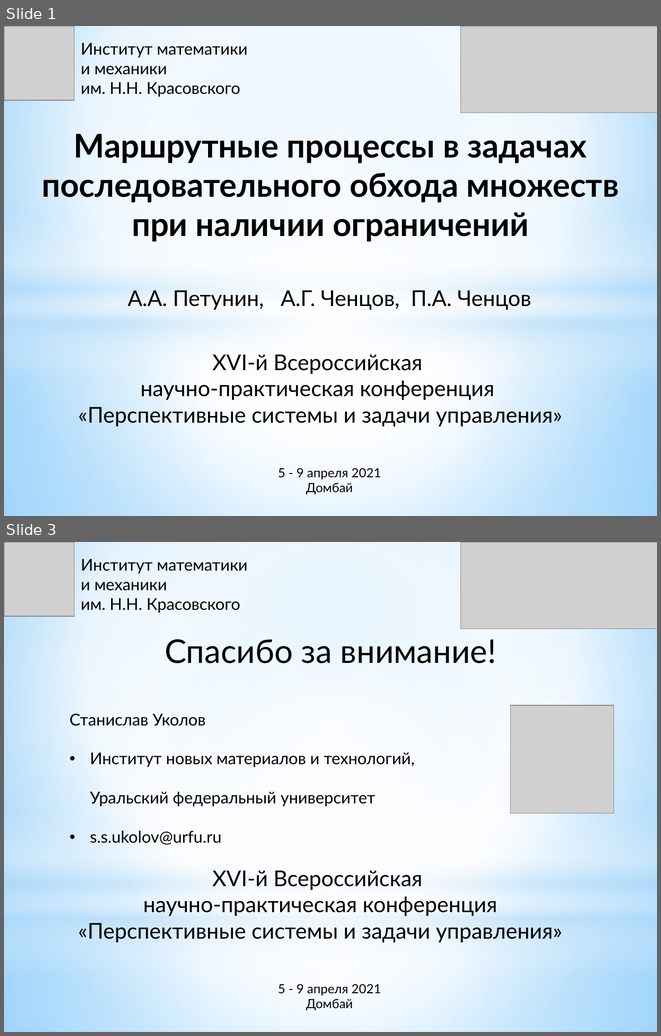
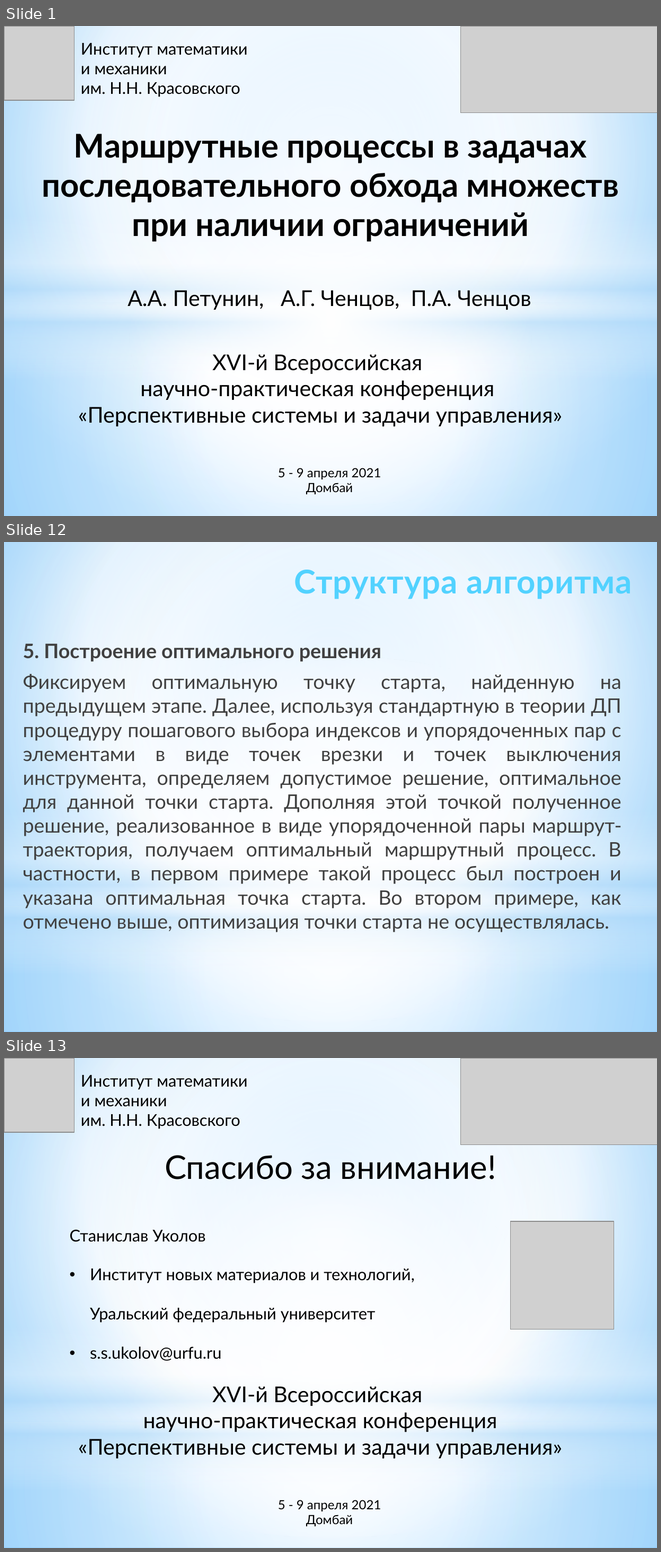
Before and after one commit to ukoloff/LaTeX, a slide deck: chentsov/dombai/docx/dombai-chentsov.pptx. Shown one above the other, each under a label of ours: slides 1 and 3 before the commit, slides 1, 12 and 13 after it; the slides between them are not shown. The pictures are 661x1036 and 661x1552 pixels, drawn with LibreOffice and Linux fonts; fonts in the diff are those of the drawing; grey boxes stand for pictures. Boxes give left, top, right and bottom in pixels: in the first picture for what was removed or moved away, otherwise in the second. Text is boxed around its words. In the diff, an @@ line names an element or a change of style, - is before the commit and + after.

```diff
--- a/chentsov/dombai/docx/dombai-chentsov.pptx
+++ b/chentsov/dombai/docx/dombai-chentsov.pptx
@@ slide 12 added at (4, 542, 657, 1032), background gradient #9ED5FF to #FFFFFF to #5BB9FF; not listed: 4 template elements that a slide beside it also shows @@
@@ text added at (294, 570, 632, 599), 36 pt, text gradient #52D2FF to #20A0CE, bold @@
+Структура алгоритма
@@ text added at (23, 643, 621, 932), 22 pt, text #404040 @@
+5. Построение оптимального решения
+Фиксируем оптимальную точку старта, найденную на предыдущем этапе. Далее, используя стандартную в теории ДП процедуру пошагового выбора индексов и упорядоченных пар с элементами в виде точек врезки и точек выключения инструмента, определяем допустимое решение, оптимальное для данной точки старта. Дополняя этой точкой полученное решение, реализованное в виде упорядоченной пары маршрут-траектория, получаем оптимальный маршрутный процесс. В частности, в первом примере такой процесс был построен и указана оптимальная точка старта. Во втором примере, как отмечено выше, оптимизация точки старта не осуществлялась.
@@ what was slide 3 is now slide 13 @@
```
Also in this commit, not shown: 10 other slides added, 1 slide removed.
